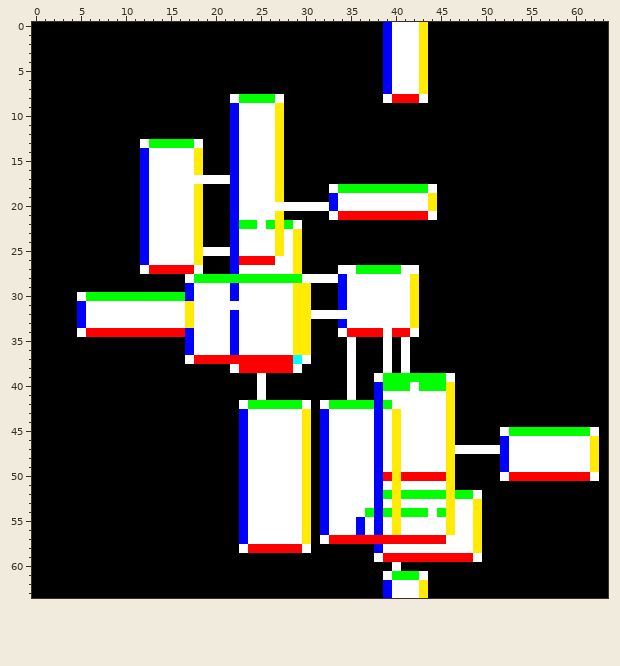
One commit to this pixel-art sprite: Assets/LayoutMap.png. The picture above was drawn from the file before the commit.
The file is 64x64 pixels.
Now the later version:
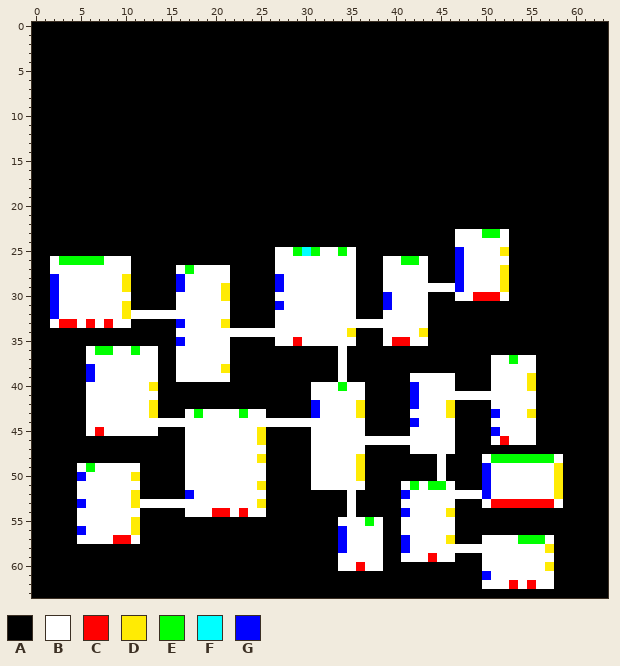
Palette (. is transparent): A #000000  B #ffffff  C #ff0000  D #ffeb04  E #00ff00  F #00ffff  G #0000ff
From old to new:
Changed rows in their new state; - is an unchanged pixel.
first column x 2:
 0 -------------------------------------AAAAA-------------------
 1 -------------------------------------AAAAA-------------------
 2 -------------------------------------AAAAA-------------------
 3 -------------------------------------AAAAA-------------------
 4 -------------------------------------AAAAA-------------------
 5 -------------------------------------AAAAA-------------------
 6 -------------------------------------AAAAA-------------------
 7 -------------------------------------AAAAA-------------------
 8 --------------------AAAAAA-----------AAAAA-------------------
 9 --------------------AAAAAA-----------------------------------
10 --------------------AAAAAA-----------------------------------
11 --------------------AAAAAA-----------------------------------
12 --------------------AAAAAA-----------------------------------
13 ----------AAAAAAA---AAAAAA-----------------------------------
14 ----------AAAAAAA---AAAAAA-----------------------------------
15 ----------AAAAAAA---AAAAAA-----------------------------------
16 ----------AAAAAAA---AAAAAA-----------------------------------
17 ----------AAAAAAAAAAAAAAAA-----------------------------------
18 ----------AAAAAAA---AAAAAA-----AAAAAAAAAAAA------------------
19 ----------AAAAAAA---AAAAAA-----AAAAAAAAAAAA------------------
20 ----------AAAAAAA---AAAAAAAAAAAAAAAAAAAAAAA------------------
21 ----------AAAAAAA---AAAAAA-----AAAAAAAAAAAA------------------
22 ----------AAAAAAA---AAAAAAAA---------------------------------
23 ----------AAAAAAA---AAAAAAAA-----------------BBBEEB----------
24 ----------AAAAAAA---AAAAAAAA-----------------BBBBBB----------
25 ----------AAAAAAAAAAAAAAAB-EFEBBEB-----------GBBBBD----------
26 BEEEEEBBB-AAAAAAA---AAAAA--BBBBBBB---BBEEB---GBBBBB----------
27 BBBBBBBBB-AAAABE-BBBAAAAA--BBBBB--AAABB--B---GBBBBD----------
28 GBBBBBBBD-----G-BBBBAAAAAGBB----B-AAA---BB---GBBBBD----------
29 GBBBBBBBD-----GB---DAAAAAG-BBBBBB-AAA---BBBBBGBBBBD----------
30 GBB-BBBBBAAAAABB---DAAAAA--BBBBBB-AAAG--BB---BBCCCB----------
31 GBBB----DAAAAA-B----AAAAAG-BBBBBB-AAAG--BB-------------------
32 GBBB----D------B----AAAAA--BB-----AAA---BB-------------------
33 BCCBC-C--AAAAAGB---DAAAAA--BBBBBB-------BB-------------------
34 ---AAAAAAAAAAABB----B------BBBBB-DAAA-BB-D-------------------
35 --------------GB----AAAAA--CBBBBB-----CCBB-------------------
36 ----BEEBBEBB--BB----AAAAAAAAA---BA---A-A---------------------
37 ----BBBBBBBB--B-BBBBAAAAAAAAA---BA---A-A---------BBEBB-------
38 ----GBBBBBBB--BBBBBDAAAAAAAA----BA---A-A---------BBBBB-------
39 ----GBBBBBBB--BBBBBB---A--------BA--AAAABBBB-----BBBBD-------
40 ----BBBBBBBD-----------A-----BBBE-B-AAAAGBBBB----BBBBD-------
41 ----BBBBBBBB-----------A-----BBBB-B-AAAAG---BBBBBBBBBB-------
42 ----BBBBBBBD---------AAAAAAAAG-BBBDAAAAAG--------BBBBB-------
43 ----BBBBBBBD---BEBBBBE--AAAAAGB---DAAAAA---------GBBBD-------
44 ----BBBBBBBBBBBBBBBBBB------BBB----AAAAAG---B----BBBBB-------
45 ----BCBBBBBB---BBBBBBB-DAAAAABB----AAAAA----B----G-BBBAAAAAAA
46 ---------------BBBBBBB-DAAAAABB-----B-B-----B----BC---AAAAAAA
47 ---------------BBBBBBB--AAAAABB----AAAAA----BAAAAAAAAAAAAAAAA
48 ---------------BBBBBBB-DAAAAABB---DAAAAAAAA-A---BEEEEEEE-AAAA
49 ---BEBBBBB-----BBBBBBB--AAAAABB---DAAAAAAAA-A---GBB-----DAAAA
50 ---GBBBBBD-----BBBBBBB--AAAAABB---DAAAAAAAABA---GB-BBBBBDAAAA
51 ---BBBBBBB-----BBBBBBB-DAAAAABB----AAAA-E-EEB---GBBBBBBBD----
52 ---BBBBBBD-----GBBBBBB--AAAAA-AAA-AAAAAGBBBBBBB-GBBBBBBBD----
53 ---GBBBBBDBBBBBBBBBBBB-DAAAAA-AAA-AAAAA-----BAAABCCCCCCCB----
54 ---BBBBBBB-----BBBCCBC--AAAAA-AAA-AAAAAGBB-B-AAA-------------
55 ---BBBBBBD-----------AAAAAAAA-AA--BEBAA-----BAAA-------------
56 ---GBBBBBD-----------AAAAAAAA-AAG-B-BAA-----BAAA-------------
57 ---BBBBCCB-----------AAAAAAAA-AAGBBBBAAGBBBBDAAABBBBEEEB-----
58 ---------------------AAAAAAAA---GBBBBAAG-------BBBBBBBBD-----
59 --------------------------------BBBB-AABBB-BBAAABBBBBBBB-----
60 --------------------------------BBCBB-A---------BBBBBBBD-----
61 -------------------------------------AAAAA------GBBBBBBB-----
62 -------------------------------------AAAAA------BBBCBCBB-----
63 -------------------------------------AAAAA-------------------
Where, in picture pixels (left, top, right, bottom), the same in both pictures:
changed: (50, 22, 599, 598)
